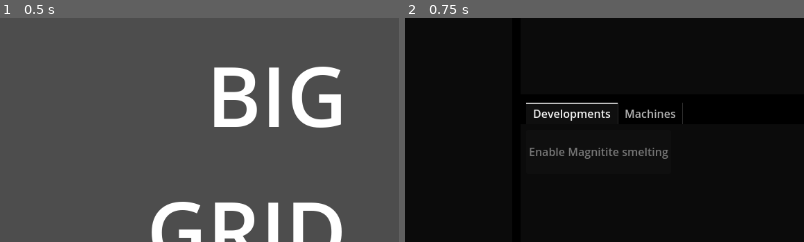
Above: before the commit, frames 1-2 (left to right).
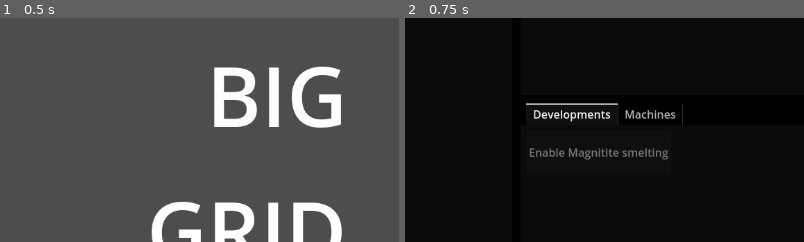
Above: after the commit, the same moments.

Repository: Carth501/The-Big-Grid
Game: Godot game, scene res://scenes/MainMenu.tscn
The game is run twice, just before and just after one commit, with the same random seed, the same clock (stepped at 60 frames per second) and the same inputs. Sound files missing from this copy of the repository are replaced by a short silence.
Inputs:
- Up to frame 1 (0.5 s): no input
- Up to frame 2 (0.75 s): click "New Game" at 0.5 s
The pictures show only the part of the screen within x 47-96%, y 40-90%; the shares and areas given below are measured in that part.

Frame 1 is identical in both runs. In frame 2, 1.2% of the frame differs, in the area x 30-70%, y 37-64%.
Error before the commit: Trying to assign value of type 'Nil' to a variable of type 'int'. (res://scripts/singletons/SettingsDataContainer.gd:63)
Error after the commit: Trying to assign value of type 'Nil' to a variable of type 'int'. (res://scripts/singletons/SettingsDataContainer.gd:62)

Commit message:
fix objective bug, fix warnings

Diff:
--- a/scenes/Game.tscn
+++ b/scenes/Game.tscn
@@ -25,6 +25,8 @@
 [ext_resource type="Script" path="res://scripts/CurrentObjectiveLine.gd" id="15_3ikv4"]
 [ext_resource type="Script" path="res://scripts/display/PauseMenu.gd" id="15_pb3et"]
 [ext_resource type="AudioStream" uid="uid://spu70ttwko4c" path="res://sound/effects/Mining_Drilling - The Big Grid.ogg" id="17_8qotj"]
+[ext_resource type="AudioStream" uid="uid://5rqlb3bgiriu" path="res://sound/music/_Melded_ The Big Grid, Pirate Software Gamejam 15.ogg" id="17_047oi"]
+[ext_resource type="AudioStream" uid="uid://b0a4quoeud2p8" path="res://sound/music/_Tireless_ The Big Grid, Pirate Software Gamejam 15.ogg" id="18_36x25"]
 [ext_resource type="Script" path="res://scripts/display/feedback/SoundEffect.gd" id="18_m7ho0"]
 [ext_resource type="AudioStream" uid="uid://b2t72h31ipq2l" path="res://sound/effects/Bubbling - The Big Grid.ogg" id="19_pcg51"]
 [ext_resource type="AudioStream" uid="uid://hde6uekbq3c0" path="res://sound/effects/Button Press - The Big Grid.ogg" id="20_foqce"]
@@ -388,7 +390,7 @@
 [node name="MusicSystem" type="Node" parent="Display" node_paths=PackedStringArray("music_players")]
 process_mode = 3
 script = ExtResource("9_vk0jb")
-music_players = [NodePath("OrcDanceIndustrial"), NodePath("OrcDanceIntermediate"), NodePath("OrcDanceOrchestral"), NodePath("WorkersDelight")]
+music_players = [NodePath("OrcDanceIndustrial"), NodePath("OrcDanceIntermediate"), NodePath("OrcDanceOrchestral"), NodePath("WorkersDelight"), NodePath("Melded"), NodePath("Tireless")]
 
 [node name="OrcDanceIndustrial" type="AudioStreamPlayer" parent="Display/MusicSystem"]
 stream = ExtResource("9_v5ac6")
@@ -404,6 +406,12 @@
 
 [node name="WorkersDelight" type="AudioStreamPlayer" parent="Display/MusicSystem"]
 stream = ExtResource("12_dwipf")
+
+[node name="Melded" type="AudioStreamPlayer" parent="Display/MusicSystem"]
+stream = ExtResource("17_047oi")
+
+[node name="Tireless" type="AudioStreamPlayer" parent="Display/MusicSystem"]
+stream = ExtResource("18_36x25")
 
 [node name="SoundEffects" type="Node" parent="Display"]
 
@@ -540,6 +548,8 @@
 [connection signal="finished" from="Display/MusicSystem/OrcDanceIntermediate" to="Display/MusicSystem" method="next_track"]
 [connection signal="finished" from="Display/MusicSystem/OrcDanceOrchestral" to="Display/MusicSystem" method="next_track"]
 [connection signal="finished" from="Display/MusicSystem/WorkersDelight" to="Display/MusicSystem" method="next_track"]
+[connection signal="finished" from="Display/MusicSystem/Melded" to="Display/MusicSystem" method="next_track"]
+[connection signal="finished" from="Display/MusicSystem/Tireless" to="Display/MusicSystem" method="next_track"]
 [connection signal="new_machine_built" from="Logic/MachineFactory" to="Display/MiddleSplit/RightSplit/ActionBackground/ActionMenuScrollContainer/MarginContainer/ActionMenu" method="add_new_machine"]
 [connection signal="new_machine_built" from="Logic/MachineFactory" to="Display/MiddleSplit/RightSplit/TabContainer/Machines" method="add_machine_editor"]
 [connection signal="new_supply" from="Logic/SupplyCollection" to="Display/MiddleSplit/SupplyBackground/SupplyScrollContainer/MarginContainer/HFlowContainer" method="_on_supply_collection_new_supply"]
--- a/scripts/display/HorizontalPercentSplit.gd
+++ b/scripts/display/HorizontalPercentSplit.gd
@@ -6,4 +6,4 @@
 	split = offset / size.x
 
 func _on_resized() -> void:
-	split_offset = size.x * split
+	split_offset = roundi(size.x * split)
--- a/scripts/display/VerticalPercentSplit.gd
+++ b/scripts/display/VerticalPercentSplit.gd
@@ -6,4 +6,4 @@
 	split = offset / size.y
 
 func _on_resized() -> void:
-	split_offset = size.y * split
+	split_offset = roundi(size.y * split)
--- a/scripts/logic/ObjectiveSystem.gd
+++ b/scripts/logic/ObjectiveSystem.gd
@@ -9,7 +9,7 @@
 func _ready():
 	if(!game_controller.is_node_ready()):
 		await game_controller.ready
-	future_objectives = Objectives_Table_Single.data["test"]
+	future_objectives = Objectives_Table_Single.data["test"].duplicate()
 	next()
 
 func next():
--- a/scripts/logic/SupplyCollection.gd
+++ b/scripts/logic/SupplyCollection.gd
@@ -10,6 +10,7 @@
 
 func _ready():
 	Logic_Directory_Single.index_object("Supply_Collection", self)
+	tree_exiting.connect(delist)
 
 func get_supply(id: String) -> Supply:
 	if(!supplies.has(id)):
@@ -91,3 +92,6 @@
 	for id in supplies:
 		supply_ids.append(id)
 	return supply_ids
+
+func delist():
+	Logic_Directory_Single.directory.erase("Supply_Collection")
--- a/scripts/singletons/LogicDirectory.gd
+++ b/scripts/singletons/LogicDirectory.gd
@@ -5,7 +5,8 @@
 
 func index_object(object_type : String, object):
 	if(directory.has(object_type)):
-		push_warning("object_type is being overwritten. Was this intended?")
+		push_warning(str("object_type ", object_type,
+		" is being overwritten. Was this intended?"))
 	directory[object_type] = object
 
 func get_object(object_type : String):
--- a/scripts/singletons/SettingsDataContainer.gd
+++ b/scripts/singletons/SettingsDataContainer.gd
@@ -49,7 +49,6 @@
 
 
 func load_settings_data() -> void:
-	var settings_data = {}
 	var config = ConfigFile.new()
 
 	var err = config.load("user://settings.cfg")
Not shown: 1 places in scenes/Game.tscn that only renumber resources
Not shown, added: sound/music/_Melded_ The Big Grid, Pirate Software Gamejam 15.ogg.import
Not shown, added: sound/music/_Tireless_ The Big Grid, Pirate Software Gamejam 15.ogg.import
